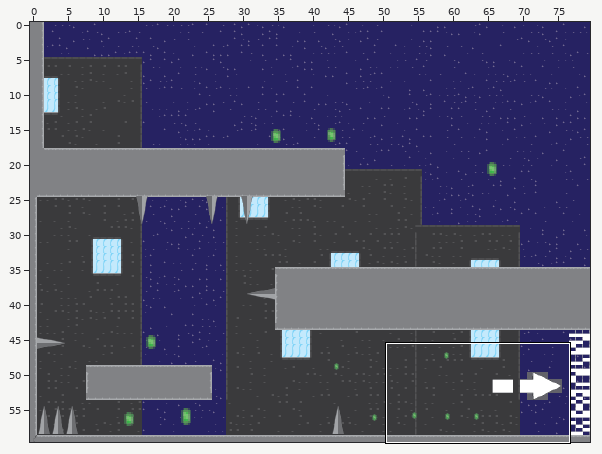
Level history. Tiled map: assets/Tilemaps/Map1.tmx. Above, an overview of the earlier version with the close-up marked.
Close-up. Before the edit:
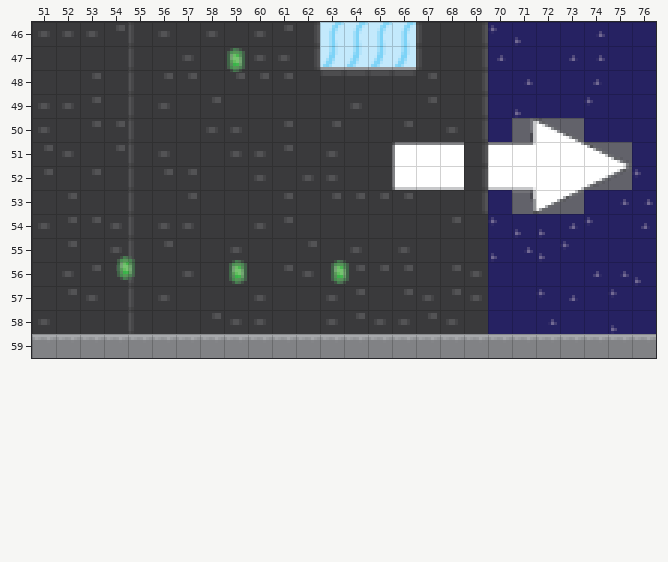
Cells are 8x8 px. Shown: x 51..76, y 46..59. The commit also changed other parts of the map, which this record leaves out.
After the commit:
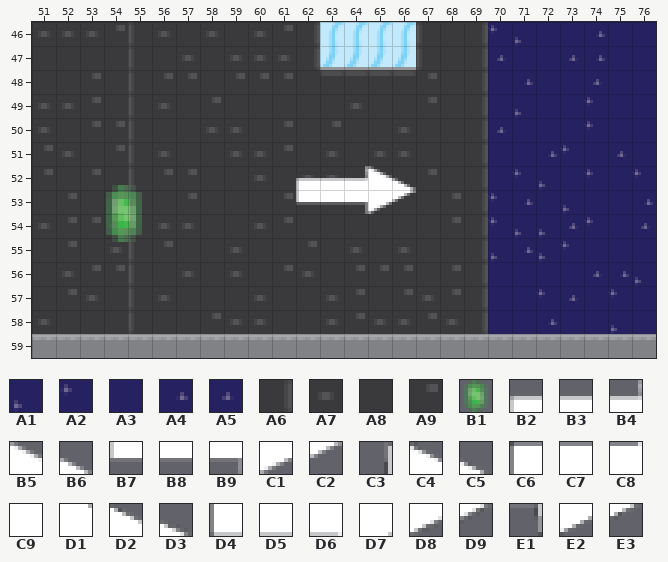
Key: from "tileset1": A1 4, A2 5, A3 6, A4 12, A5 13, A6 17, A7 18, A8 19, A9 26, B1 30, B2 48, B3 49, B4 50, B5 51, B6 52, B7 56, B8 57, B9 58, C1 59, C2 60; from "tileset2": C3 197, C4 198, C5 199, C6 208, C7 209, C8 213, C9 214, D1 215, D2 216, D3 217, D4 224, D5 225, D6 229, D7 231, D8 232, D9 233, E1 245, E2 246, E3 247.
__ is an empty cell.
Objects are placed by their top-left corner, in cells (3,4 is the top-left corner of cell 3,4); size is 1x1 cell unless given.
What changed:
Layer "BG":
The edit turns tile C9 into tile A1 in row 52 at x 72.
The edit turns tile E3 into tile A1 in row 53 at x 73.
The edit turns tile A3 into tile A2 in row 50 at x 74; in row 53 at x 70.
The edit turns tile D1 into tile A2 in row 51 at x 73.
The edit turns tile D6 into tile A2 in row 52 at x 71.
The edit turns tile D8 into tile A2 in row 52 at x 74.
The edit turns tile A4 into tile A3 in row 53 at x 75.
The edit turns tile C3 into tile A3 in row 50 at x 71.
The edit turns tile C4 into tile A3 in row 50 at x 72.
The edit turns tile C5 into tile A3 in row 50 at x 73.
The edit turns tile C7 into tile A3 in row 51 at x 70.
The edit turns tile C8 into tile A3 in row 51 at x 71.
The edit turns tile D2 into tile A3 in row 51 at x 74.
The edit turns tile D5 into tile A3 in row 52 at x 70.
The edit turns tile D7 into tile A3 in row 52 at x 73.
The edit turns tile D9 into tile A3 in row 52 at x 75.
The edit turns tile E2 into tile A3 in row 53 at x 72.
The edit turns tile C9 into tile A4 in row 51 at x 72.
The edit turns tile E1 into tile A4 in row 53 at x 71.
The edit turns tile A3 into tile A5 in row 50 at x 70.
The edit turns tile D3 into tile A5 in row 51 at x 75.
The edit turns tile A7 into tile A6 in rows 56 to 57 at x 69.
The edit turns tile A8 into tile A6 in rows 54 to 55 at x 69; in row 58 at x 69.
The edit turns tile A8 into tile A7 in row 51 at x 65.
The edit turns tile A9 into tile A7 in row 50 at x 66; in row 53 at x 65.
The edit turns tile C6 into tile A7 in row 51 at x 66.
The edit turns tile A7 into tile A8 in row 50 at x 68.
The edit turns tile A9 into tile A8 in row 53 at x 66.
The edit turns tile C7 into tile A8 in row 51 at x 67 to 68.
The edit turns tile D4 into tile A8 in row 52 at x 66.
The edit turns tile D5 into tile A8 in row 52 at x 68.
The edit turns tile A8 into tile A9 in row 53 at x 68.
The edit turns tile D5 into tile A9 in row 52 at x 67.
Layer "Terrain":
There is now tile B2 in row 52 at x 62.
There is now tile B3 in row 52 at x 63.
There is now tile B4 in row 52 at x 64.
There is now tile B5 in row 52 at x 65.
There is now tile B6 in row 52 at x 66.
There is now tile B7 in row 53 at x 62.
There is now tile B8 in row 53 at x 63.
There is now tile B9 in row 53 at x 64.
There is now tile C1 in row 53 at x 65.
There is now tile C2 in row 53 at x 66.
Layer "Objects":
Object B1 "6" at 53.8,52.8 size 2x2.4 comes in from outside this view.
Object B1 at 59,47.1 is removed.
Object B1 "7" at 54.4,55.8 is removed.
Object B1 at 59.1,55.9 is removed.
Object B1 at 63.3,55.9 is removed.
Changed places in both close-ups, as pixel boxes (x1, y1, x2, y2):
removed: (227, 48, 245, 72)
changed: (296, 118, 632, 334)
new place: (106, 185, 142, 242)
removed: (117, 256, 135, 280)
removed: (229, 260, 247, 284)
